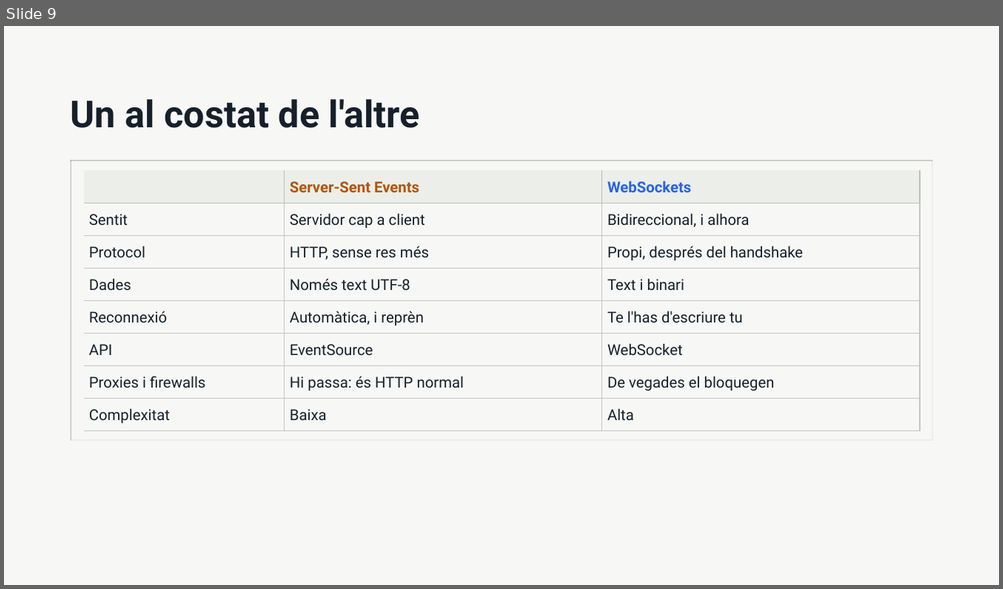
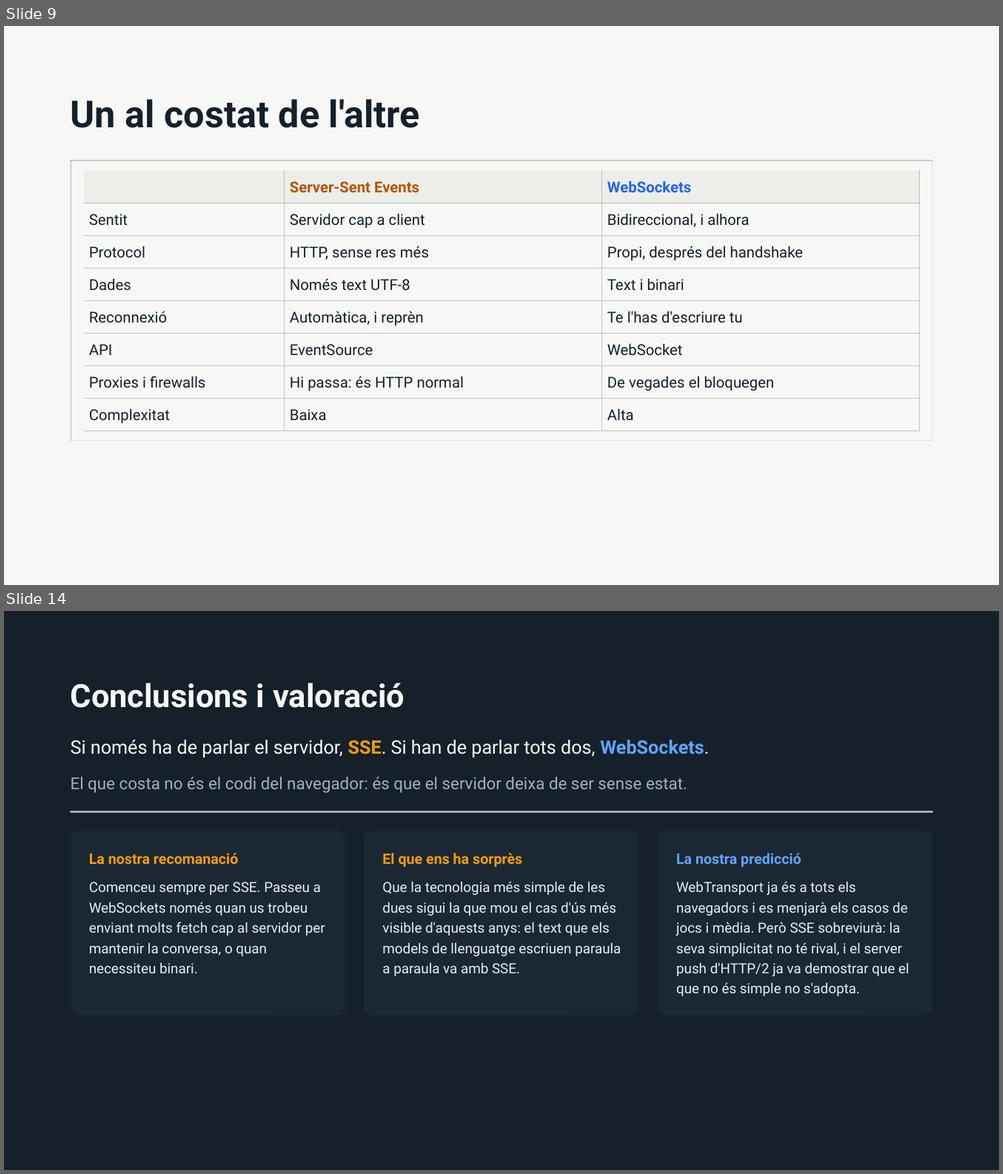
Before and after one commit to amplob/ASW, a slide deck: teoria/WebSockets i Server-Sent Events.pptx. Shown one above the other, each under a label of ours: slide 9 before the commit, slides 9 and 14 after it; the slides between them are not shown. The pictures are 1003x589 and 1003x1174 pixels, drawn with LibreOffice and Linux fonts; fonts in the diff are those of the drawing; grey boxes stand for pictures. Boxes give left, top, right and bottom in pixels: in the first picture for what was removed or moved away, otherwise in the second. Text is boxed around its words. In the diff, an @@ line names an element or a change of style, - is before the commit and + after.

```diff
--- a/teoria/WebSockets i Server-Sent Events.pptx
+++ b/teoria/WebSockets i Server-Sent Events.pptx
@@ slide 14 added at (x1=4, y1=611, x2=999, y2=1170), background #15202B @@
@@ title added at (x1=71, y1=683, x2=404, y2=708), 31 pt, text #F7F8F6, bold @@
+Conclusions i valoració
@@ text added at (x1=71, y1=740, x2=708, y2=758), 18 pt, text #F7F8F6 @@
+Si només ha de parlar el servidor, SSE. Si han de parlar tots dos, WebSockets.
@@ text added at (x1=71, y1=777, x2=687, y2=793), 16 pt, text #9FB0C0 @@
+El que costa no és el codi del navegador: és que el servidor deixa de ser sense estat.
@@ picture added at (x1=71, y1=812, x2=933, y2=812) @@
@@ rounded rectangle added at (x1=71, y1=831, x2=346, y2=1016), fill #1B2733 @@
@@ rounded rectangle added at (x1=364, y1=831, x2=639, y2=1016), fill #1B2733 @@
@@ rounded rectangle added at (x1=657, y1=831, x2=933, y2=1016), fill #1B2733 @@
@@ text added at (x1=89, y1=853, x2=239, y2=864), 14 pt, text #F59E0B, bold @@
+La nostra recomanació
@@ text added at (x1=382, y1=853, x2=522, y2=867), 14 pt, text #F59E0B, bold @@
+El que ens ha sorprès
@@ text added at (x1=676, y1=853, x2=801, y2=867), 14 pt, text #60A5FA, bold @@
+La nostra predicció
@@ text added at (x1=89, y1=882, x2=325, y2=974), 13.5 pt, text #E6EDF3 @@
+Comenceu sempre per SSE. Passeu a WebSockets només quan us trobeu enviant molts fetch cap al servidor per mantenir la conversa, o quan necessiteu binari.
@@ text added at (x1=382, y1=882, x2=620, y2=977), 13.5 pt, text #E6EDF3 @@
+Que la tecnologia més simple de les dues sigui la que mou el cas d'ús més visible d'aquests anys: el text que els models de llenguatge escriuen paraula a paraula va amb SSE.
@@ text added at (x1=676, y1=882, x2=909, y2=997), 13.5 pt, text #E6EDF3 @@
+WebTransport ja és a tots els navegadors i es menjarà els casos de jocs i mèdia. Però SSE sobreviurà: la seva simplicitat no té rival, i el server push d'HTTP/2 ja va demostrar que el que no és simple no s'adopta.
```
Also in this commit, not shown: 6 slides changed, 5 other slides added, 4 slides removed.
